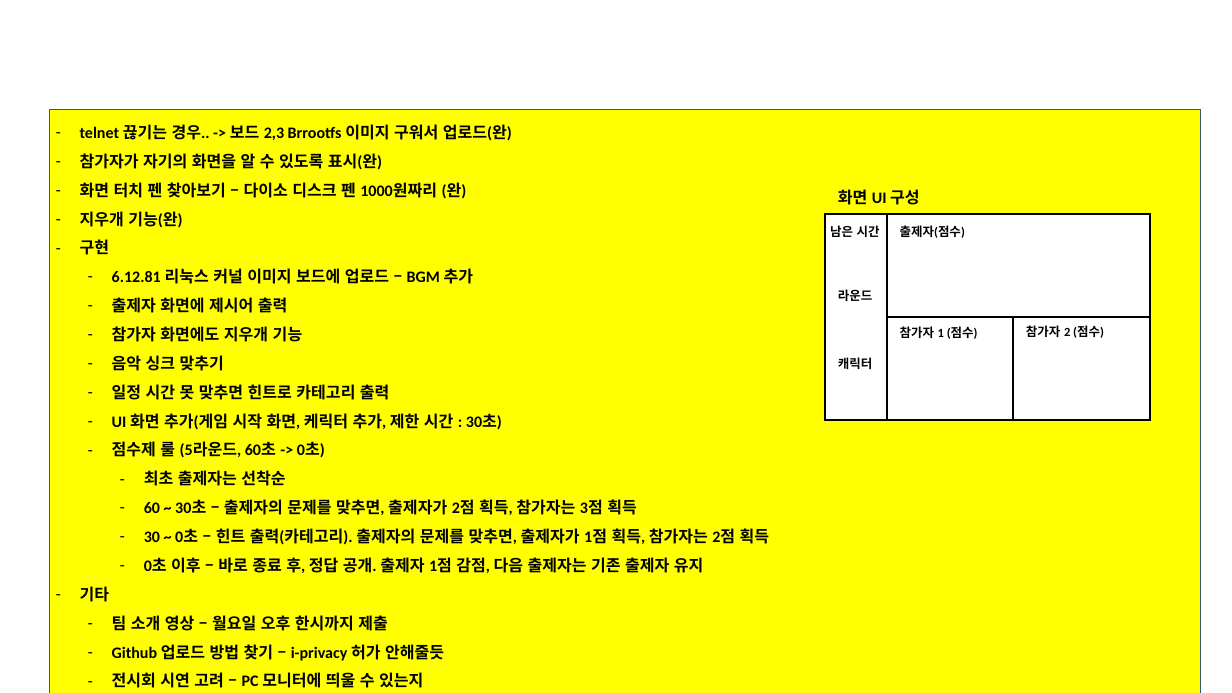
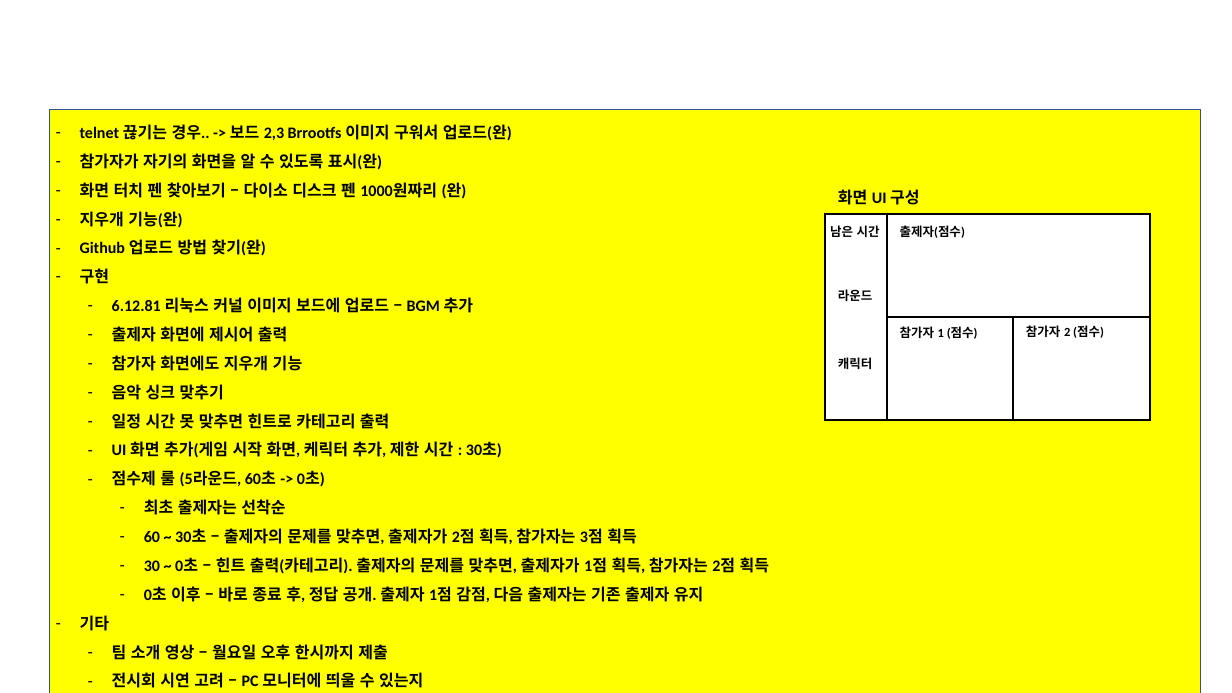
Before and after one commit to jewon1230-wq/For_transfer_files_jw, a slide deck: slide 6 of LG_부트캠프_12기_C반_프로젝트일정_및_최종제출결과물_3팀/4.LG_부트캠프_12기_C반_결과보고서(3팀)_v1.pptx. Drawn at 1232x693 pixels with LibreOffice and Linux fonts; fonts in the diff are those of the drawing; background and template pictures are left out. Boxes give left, top, right and bottom in pixels: in the first picture for what was removed or moved away, otherwise in the second. Text is boxed around its words. In the diff, an @@ line names an element or a change of style, - is before the commit and + after.

```diff
--- a/LG_부트캠프_12기_C반_프로젝트일정_및_최종제출결과물_3팀/4.LG_부트캠프_12기_C반_결과보고서(3팀)_v1.pptx
+++ b/LG_부트캠프_12기_C반_프로젝트일정_및_최종제출결과물_3팀/4.LG_부트캠프_12기_C반_결과보고서(3팀)_v1.pptx
@@ text in rectangle at (80,239,266,256): paragraph added @@
+– Github 업로드 방법 찾기(완)
@@ text in rectangle at (112,644,444,661): paragraph removed @@
-  – Github 업로드 방법 찾기 – i-privacy 허가 안해줄듯
```
